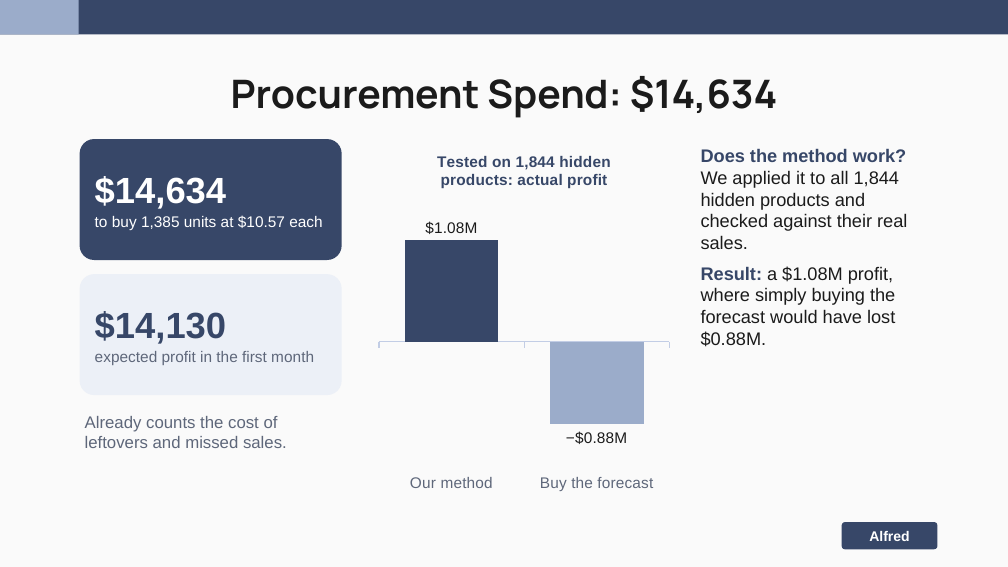
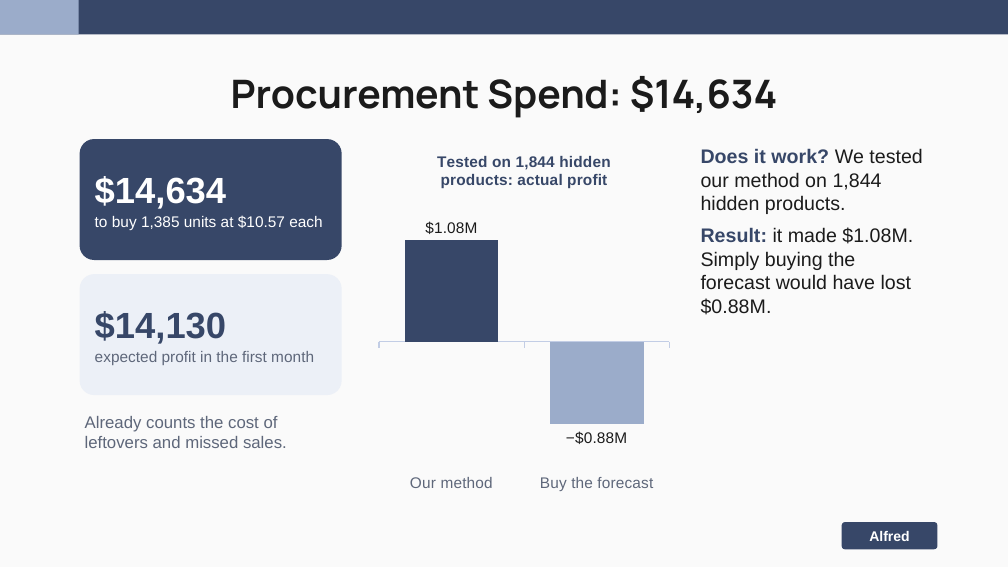
Before and after one commit to nakimagine/hello-world, a slide deck: slide 13 of Group_3_Amazon_Office_Electronic_Slides.pptx. Drawn at 1008x567 pixels with LibreOffice and Linux fonts; fonts in the diff are those of the drawing. Boxes give left, top, right and bottom in pixels: in the first picture for what was removed or moved away, otherwise in the second. Text is boxed around its words. In the diff, an @@ line names an element or a change of style, - is before the commit and + after.

```diff
--- a/Group_3_Amazon_Office_Electronic_Slides.pptx
+++ b/Group_3_Amazon_Office_Electronic_Slides.pptx
@@ text at [701,148,922,315]: text changed; size 13 to 14 pt @@
-Does the method work? We applied it to all 1,844 hidden products and checked against their real sales.
-Result: a $1.08M profit, where simply buying the forecast would have lost $0.88M.
+Does it work? We tested our method on 1,844 hidden products.
+Result: it made $1.08M. Simply buying the forecast would have lost $0.88M.
```
Also in this commit, not shown: 1 other slide changed.
